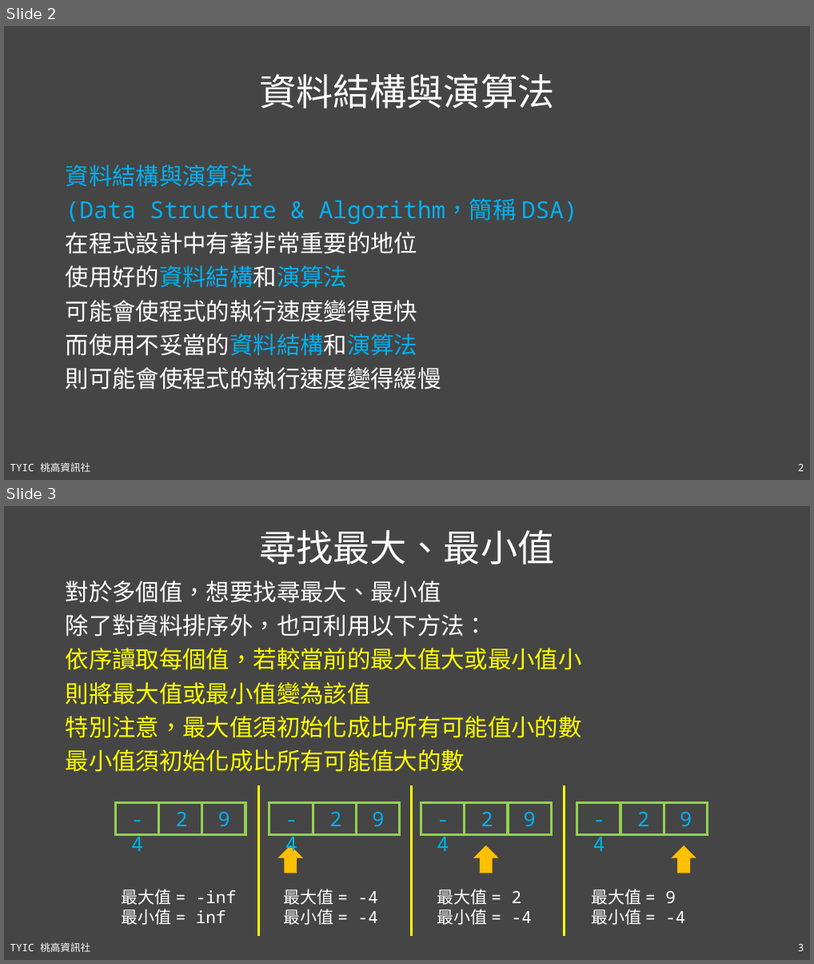
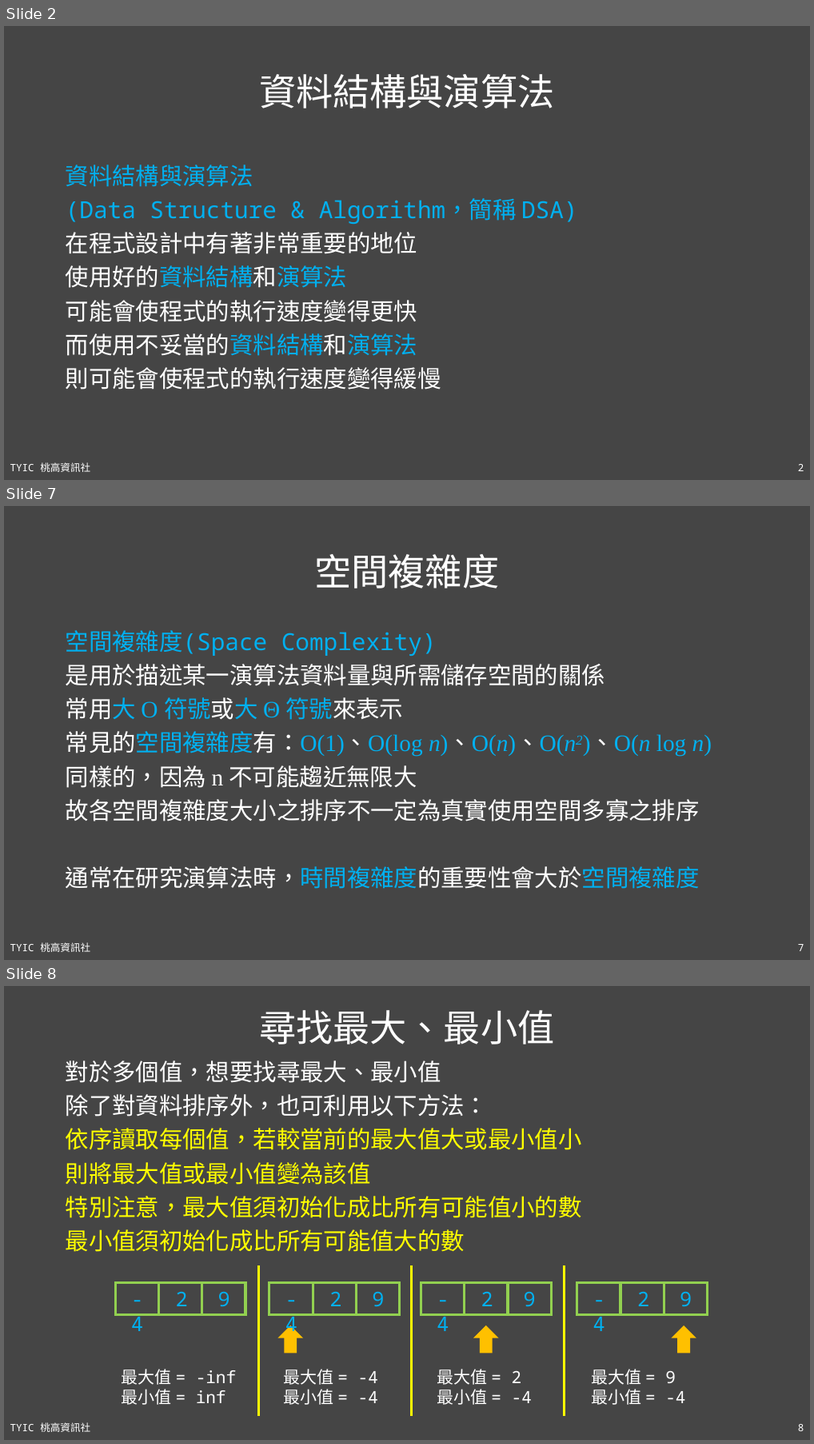
Before and after one commit to TYSHIC/slides, a slide deck: ppt/90_基礎資料結構與演算法.pptx. Shown one above the other, each under a label of ours: slides 2 and 3 before the commit, slides 2, 7 and 8 after it; the slides between them are not shown. The pictures are 814x964 and 814x1444 pixels, drawn with LibreOffice and Linux fonts; fonts in the diff are those of the drawing. Boxes give left, top, right and bottom in pixels: in the first picture for what was removed or moved away, otherwise in the second. Text is boxed around its words. In the diff, an @@ line names an element or a change of style, - is before the commit and + after.

```diff
--- a/ppt/90_基礎資料結構與演算法.pptx
+++ b/ppt/90_基礎資料結構與演算法.pptx
@@ slide 7 added at bbox=[4, 506, 810, 960], background #454545; not listed: 2 template elements that a slide beside it also shows @@
@@ title added at bbox=[314, 554, 499, 588], 44 pt, text #FFFFFF @@
+空間複雜度
@@ text added at bbox=[66, 630, 712, 888], 28 pt, text #FFFFFF @@
+空間複雜度(Space Complexity)
+是用於描述某一演算法資料量與所需儲存空間的關係
+常用大 O 符號或大 Θ 符號來表示
+常見的空間複雜度有：O(1)、O(log n)、O(n)、O(n2)、O(n log n)
+同樣的，因為 n 不可能趨近無限大
+故各空間複雜度大小之排序不一定為真實使用空間多寡之排序
+通常在研究演算法時，時間複雜度的重要性會大於空間複雜度
@@ what was slide 3 is now slide 8 @@
```
Also in this commit, not shown: 5 slides changed, 8 other slides added, 1 other file.
